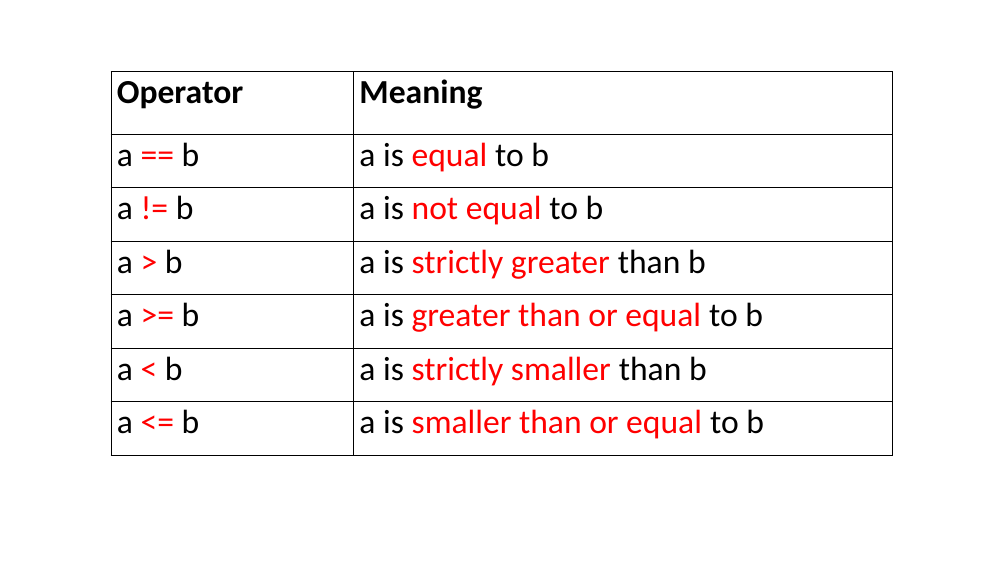
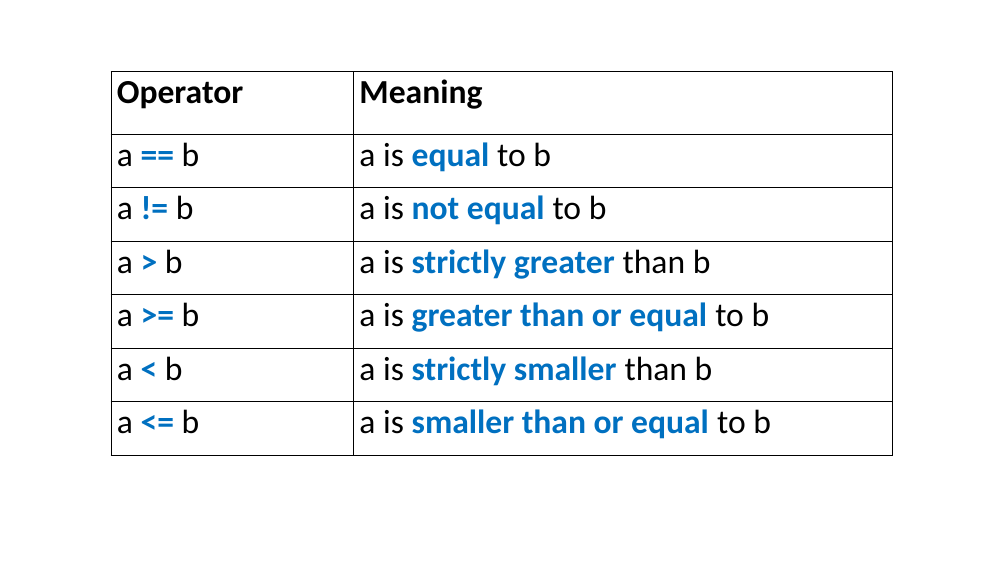
Before and after one commit to perslaursen/OOProg22, a slide deck: slide 7 of Chap/Prog01/Presentations/Logic.pptx. Drawn at 1008x567 pixels with LibreOffice and Linux fonts; fonts in the diff are those of the drawing. Boxes give left, top, right and bottom in pixels: in the first picture for what was removed or moved away, otherwise in the second. Text is boxed around its words. In the diff, an @@ line names an element or a change of style, - is before the commit and + after.

Commit message:
Minor updates to Prog01
Added a few extra steps to Pro.1.3 exercise.
Very minor updates to Logic-PPT.

```diff
--- a/Chap/Prog01/Presentations/Logic.pptx
+++ b/Chap/Prog01/Presentations/Logic.pptx
@@ table at box(111, 72, 892, 455) @@
@@ text colour #FF0000 to #0070C0, bold on in "==", "equal", "!=", "not equal" and 8 more places @@
```
Also in this commit, not shown: 3 other files.
